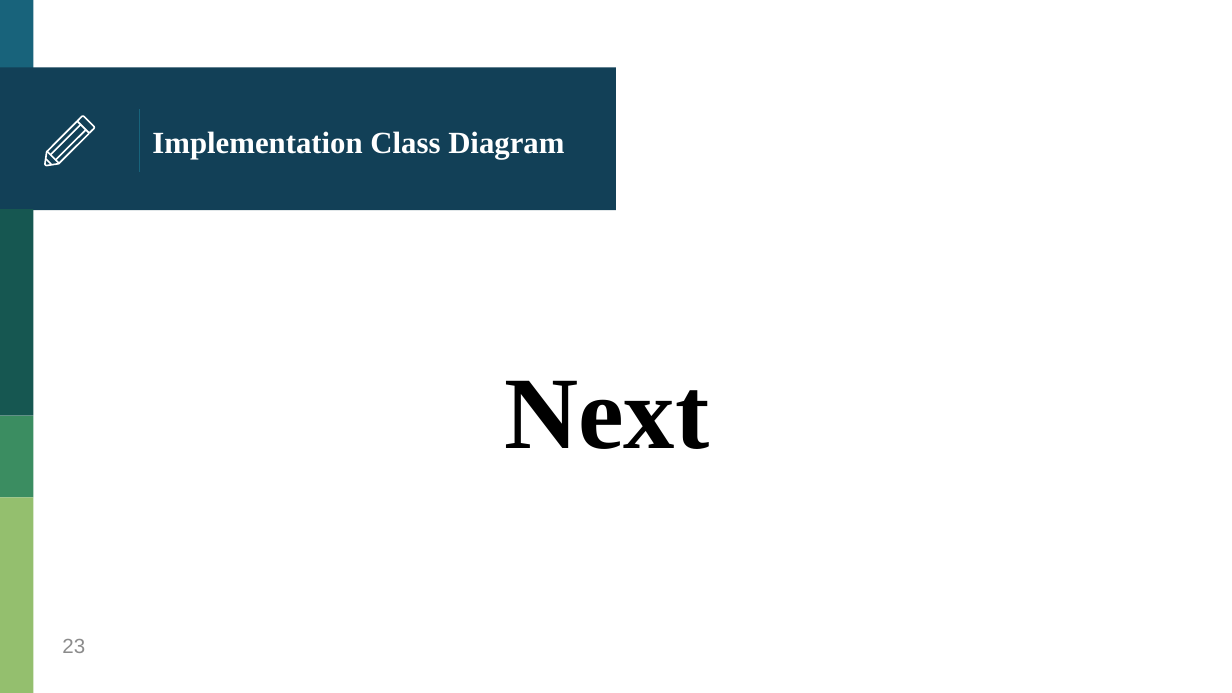
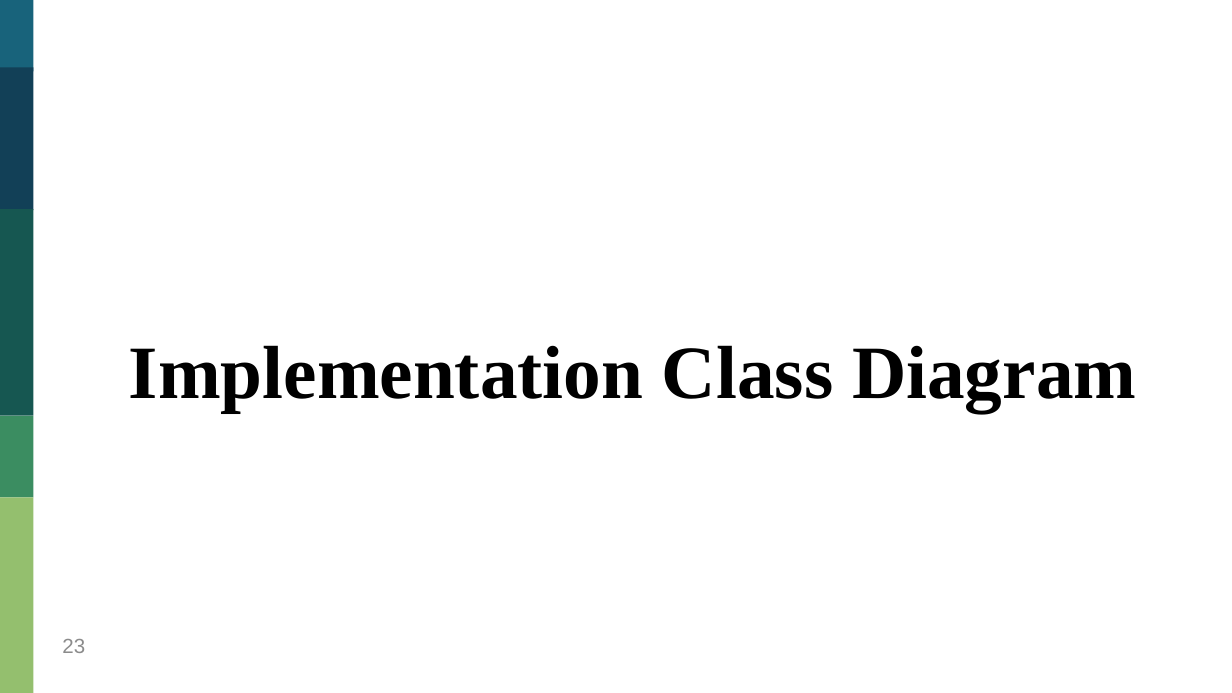
Before and after one commit to HankTwZhong/OOAD, a slide deck: slide 23 of OOAD_Midterm.pptx. Drawn at 1232x693 pixels with LibreOffice and Linux fonts; fonts in the diff are those of the drawing. Boxes give left, top, right and bottom in pixels: in the first picture for what was removed or moved away, otherwise in the second. Text is boxed around its words. In the diff, an @@ line names an element or a change of style, - is before the commit and + after.

Commit message:
modify ppt and move chartInformation test

```diff
--- a/OOAD_Midterm.pptx
+++ b/OOAD_Midterm.pptx
@@ rectangle removed at (0, 68, 616, 211) @@
@@ rectangle added at (0, 68, 33, 211), fill #124057 @@
@@ line removed from (139, 110) to (139, 172) @@
@@ group removed at (44, 116, 95, 166): 6 freeform shapes @@
@@ text "Implementation Class Diagram": place and size @@
-text "Implementation Class Diagram" at (152, 131, 564, 159)
+text "Implementation Class Diagram" at (129, 345, 1136, 412)
@@ text "Implementation Class Diagram" at (129, 345, 1136, 412): size 18 to 44 pt, text colour #FFFFFF to #000000; alignment left to centre @@
@@ text removed at (504, 380, 709, 449) @@
-Next
```
Also in this commit, not shown: 23 other slides changed, 2 slides added, 2 slides removed, 14 other files.
